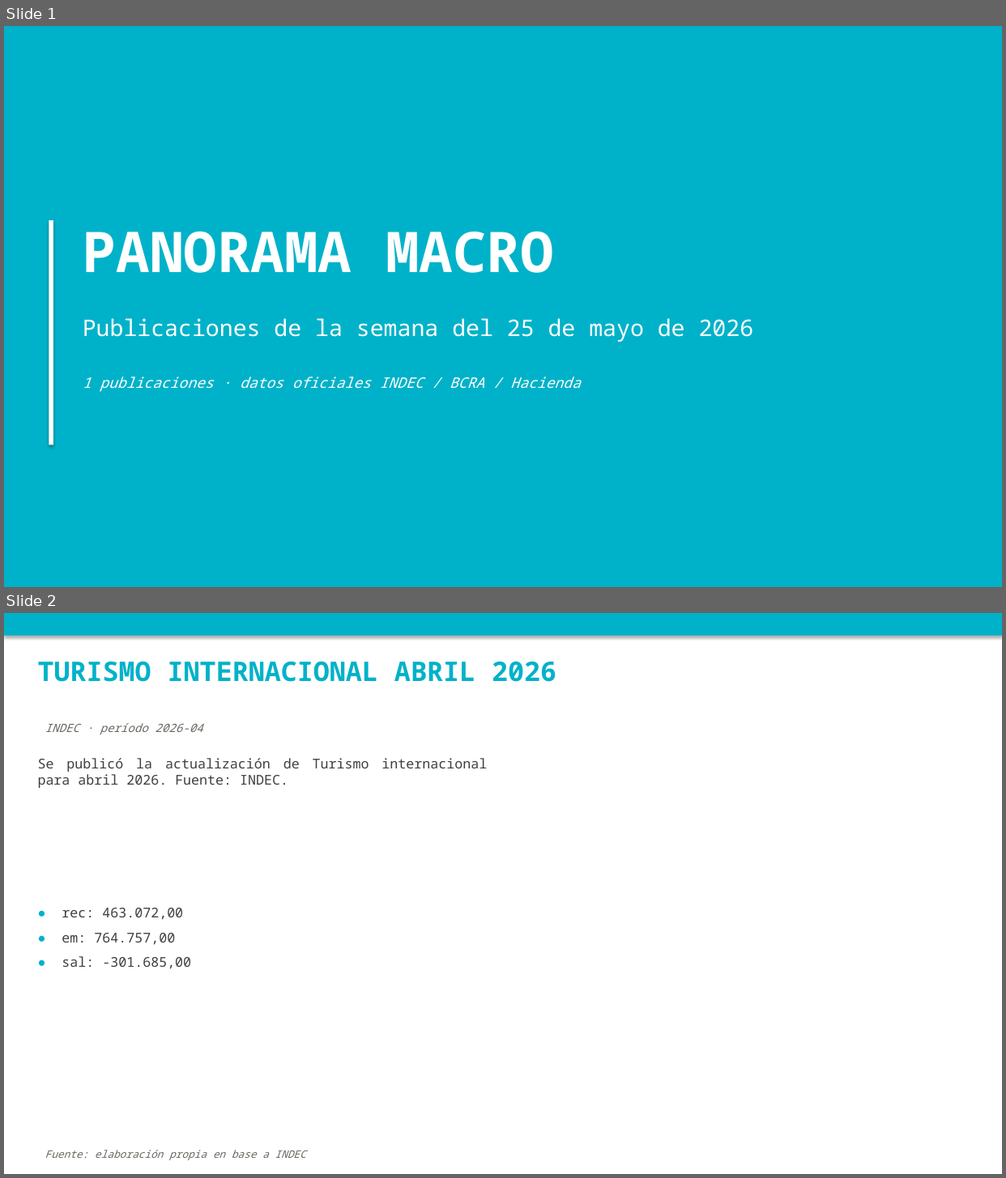
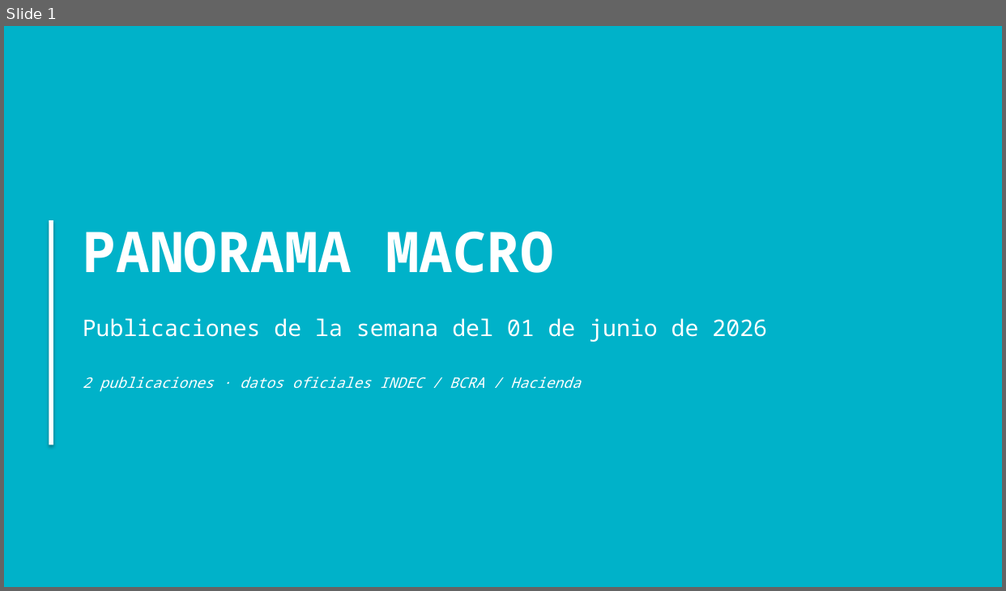
Before and after one commit to nwalovnik/boludos-ppt, a slide deck: publicaciones_semana.pptx. Shown one above the other, each under a label of ours: slides 1 and 2 before the commit, slide 1 after it. The pictures are 1006x1178 and 1006x591 pixels, drawn with LibreOffice and Linux fonts; fonts in the diff are those of the drawing. Boxes give left, top, right and bottom in pixels: in the first picture for what was removed or moved away, otherwise in the second. Text is boxed around its words. In the diff, an @@ line names an element or a change of style, - is before the commit and + after.

Commit message:
pipeline: PPTX self-consistent + templates rec/turismo + mora preliminar
build_slides.py:
- tpl_rec: recaudacion con var nominal/real i.a. (deflactor IPC oficial o REM proy.)
  + deteccion de quiebre de tendencia tras meses de caida real
- tpl_turismo: receptivo + emisivo + saldo con var i.a.
- tpl_mora: badge PRELIMINAR, delta vs mes anterior, marca fila * en tabla
- TEMPLATES: registra rec, turismo, ripte

scraper/update_all.py:
- Wrapper que corre scrape.py + build_slides.py en orden
- El workflow daily-update.yml YA hace ambos pasos; este es para corridas locales

publicaciones_semana.pptx regenerado con rec mayo + mora abril preliminar.

```diff
--- a/publicaciones_semana.pptx
+++ b/publicaciones_semana.pptx
@@ slide 2 removed at (x1=4, y1=613, x2=1002, y2=1174), background #FFFFFF @@
@@ rectangle removed at (x1=4, y1=613, x2=1002, y2=636) @@
@@ text removed at (x1=38, y1=661, x2=556, y2=682) @@
-TURISMO INTERNACIONAL ABRIL 2026
@@ text removed at (x1=45, y1=723, x2=202, y2=735) @@
-INDEC · período 2026-04
@@ text removed at (x1=38, y1=758, x2=487, y2=788) @@
-Se publicó la actualización de Turismo internacional para abril 2026. Fuente: INDEC.
@@ text removed at (x1=62, y1=908, x2=191, y2=969) @@
-● rec: 463.072,00
-● em: 764.757,00
-● sal: -301.685,00
@@ text removed at (x1=45, y1=1150, x2=305, y2=1161) @@
-Fuente: elaboración propia en base a INDEC
@@ slide 1 changed as well @@
@@ text at (x1=83, y1=318, x2=767, y2=342): text changed @@
-Publicaciones de la semana del 25 de mayo de 2026
+Publicaciones de la semana del 01 de junio de 2026
@@ text at (x1=83, y1=377, x2=580, y2=392): text changed @@
-1 publicaciones · datos oficiales INDEC / BCRA / Hacienda
+2 publicaciones · datos oficiales INDEC / BCRA / Hacienda
```
Also in this commit, not shown: 2 slides added, 2 other files.
